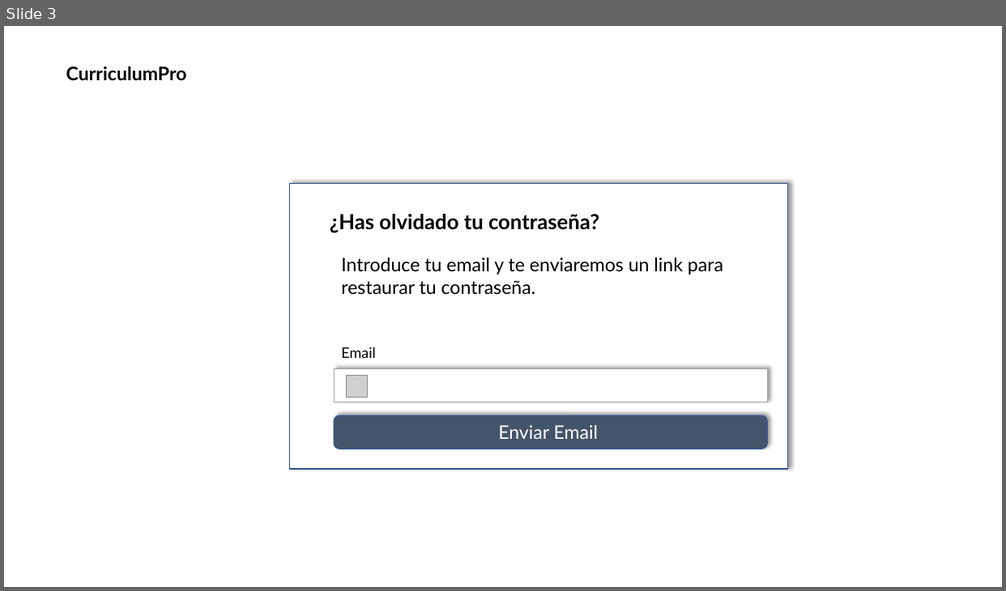
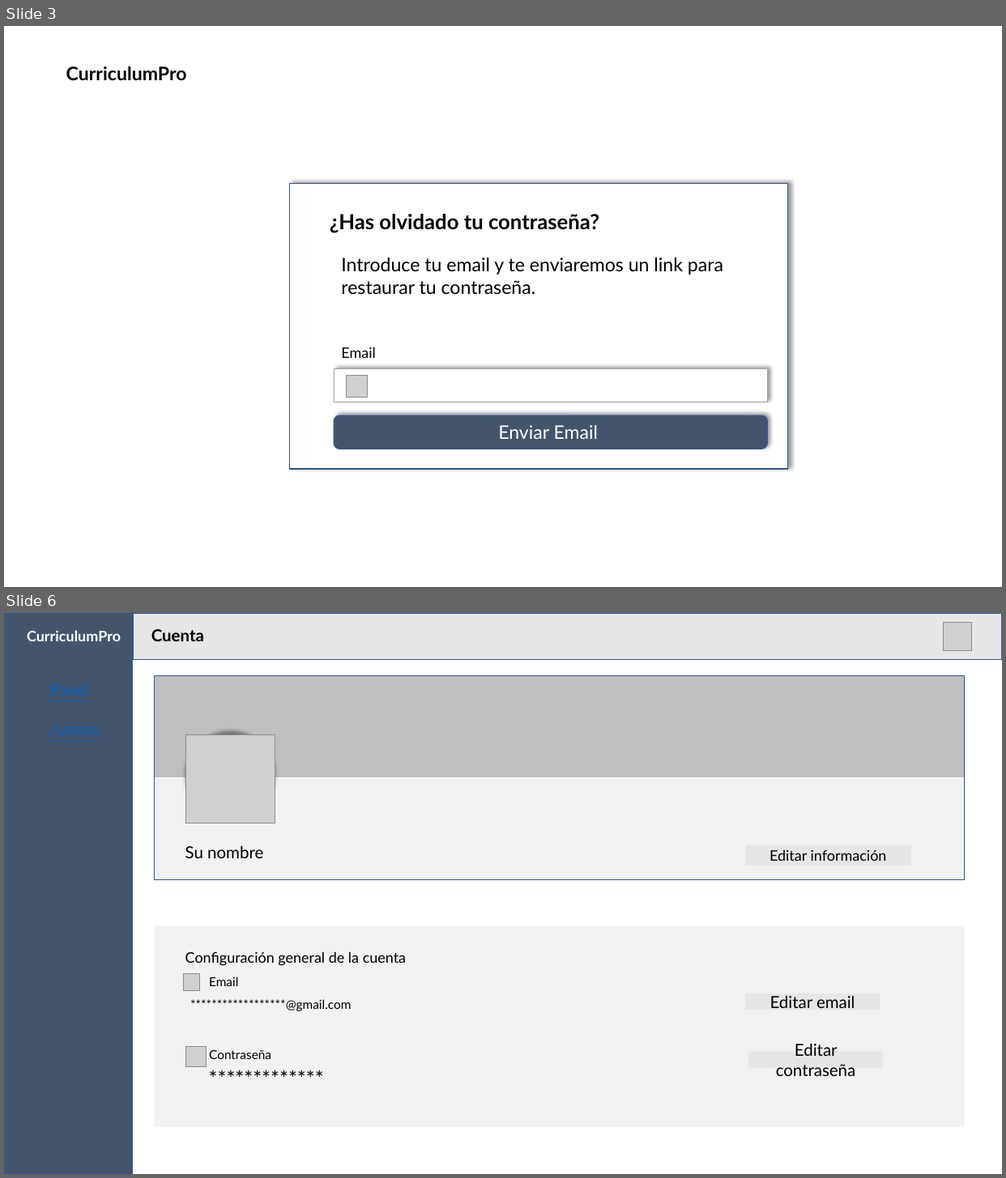
Before and after one commit to Flexzay/dise-o, a slide deck: diseño de py/enmaquetado.pptx. Shown one above the other, each under a label of ours: slide 3 before the commit, slides 3 and 6 after it; the slides between them are not shown. The pictures are 1006x591 and 1006x1178 pixels, drawn with LibreOffice and Linux fonts; fonts in the diff are those of the drawing; grey boxes stand for pictures. Boxes give left, top, right and bottom in pixels: in the first picture for what was removed or moved away, otherwise in the second. Text is boxed around its words. In the diff, an @@ line names an element or a change of style, - is before the commit and + after.

```diff
--- a/diseño de py/enmaquetado.pptx
+++ b/diseño de py/enmaquetado.pptx
@@ slide 6 added at [4, 613, 1002, 1174], background #FFFFFF @@
@@ rectangle added at [4, 613, 133, 1174], fill #44546A, outline #325491 1 pt @@
@@ text added at [27, 630, 121, 641], 14 pt, text #FFFFFF, bold @@
+CurriculumPro
@@ rectangle added at [133, 613, 1002, 660], fill #E7E6E6, outline #325491 1 pt @@
@@ text added at [151, 629, 204, 641], 16 pt, text #000000, bold @@
+Cuenta
@@ picture added at [944, 622, 972, 650] @@
@@ rectangle added at [155, 676, 965, 777], fill #BFBFBF, outline #FFFFFF 1 pt @@
@@ rectangle added at [155, 676, 965, 880], outline #325491 1 pt @@
@@ ellipse added at [186, 735, 275, 821], fill #FFFFFF, outline #808080 1 pt @@
@@ picture added at [186, 735, 275, 824] @@
@@ rectangle added at [155, 778, 965, 880], fill #F2F2F2 @@
@@ text added at [185, 846, 263, 858], 16 pt, text #000000 @@
+Su nombre
@@ rectangle added at [745, 845, 910, 866], fill #E7E6E6, 14 pt, text #000000 @@
+Editar información
@@ rectangle added at [155, 926, 965, 1028], fill #F2F2F2 @@
@@ text added at [185, 952, 406, 966], 14 pt, text #000000 @@
+Configuración general de la cuenta
@@ picture added at [183, 973, 200, 991] @@
@@ text added at [209, 977, 238, 986], 12 pt, text #000000 @@
+Email
@@ text added at [190, 999, 351, 1012], 12 pt, text #000000 @@
+******************@gmail.com
@@ rectangle added at [745, 994, 880, 1011], fill #E7E6E6, 16 pt, text #000000 @@
+Editar email
@@ rectangle added at [155, 1025, 965, 1127], fill #F2F2F2 @@
@@ picture added at [186, 1047, 206, 1067] @@
@@ text added at [202, 1063, 342, 1095], 20 pt, text #000000 @@
+*************
@@ text added at [209, 1050, 271, 1059], 12 pt, text #000000 @@
+Contraseña
@@ rectangle added at [749, 1052, 884, 1068], fill #E7E6E6, 16 pt, text #000000 @@
+Editar contraseña
```
Also in this commit, not shown: 2 slides changed, 1 other slide added.
